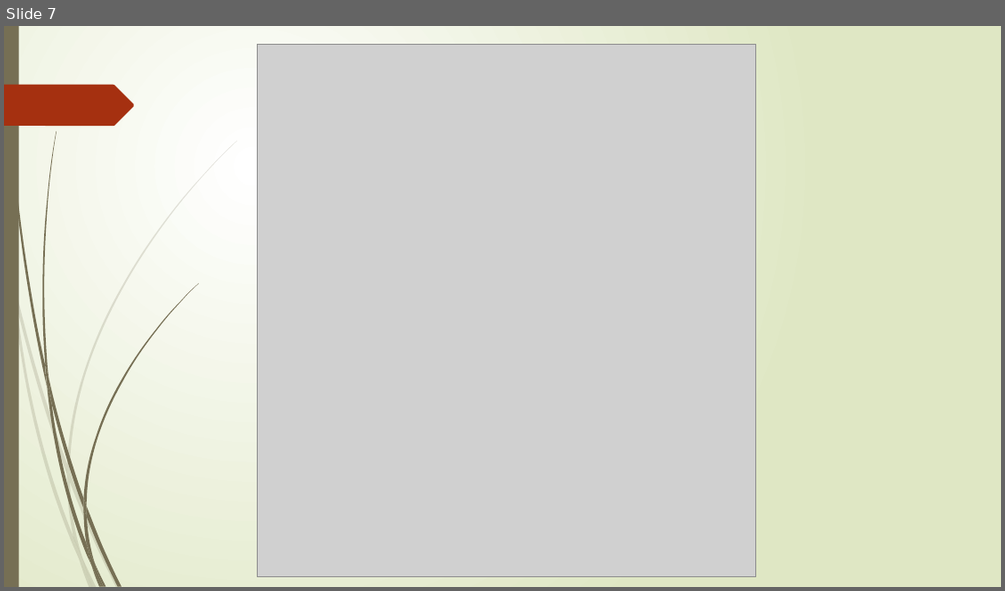
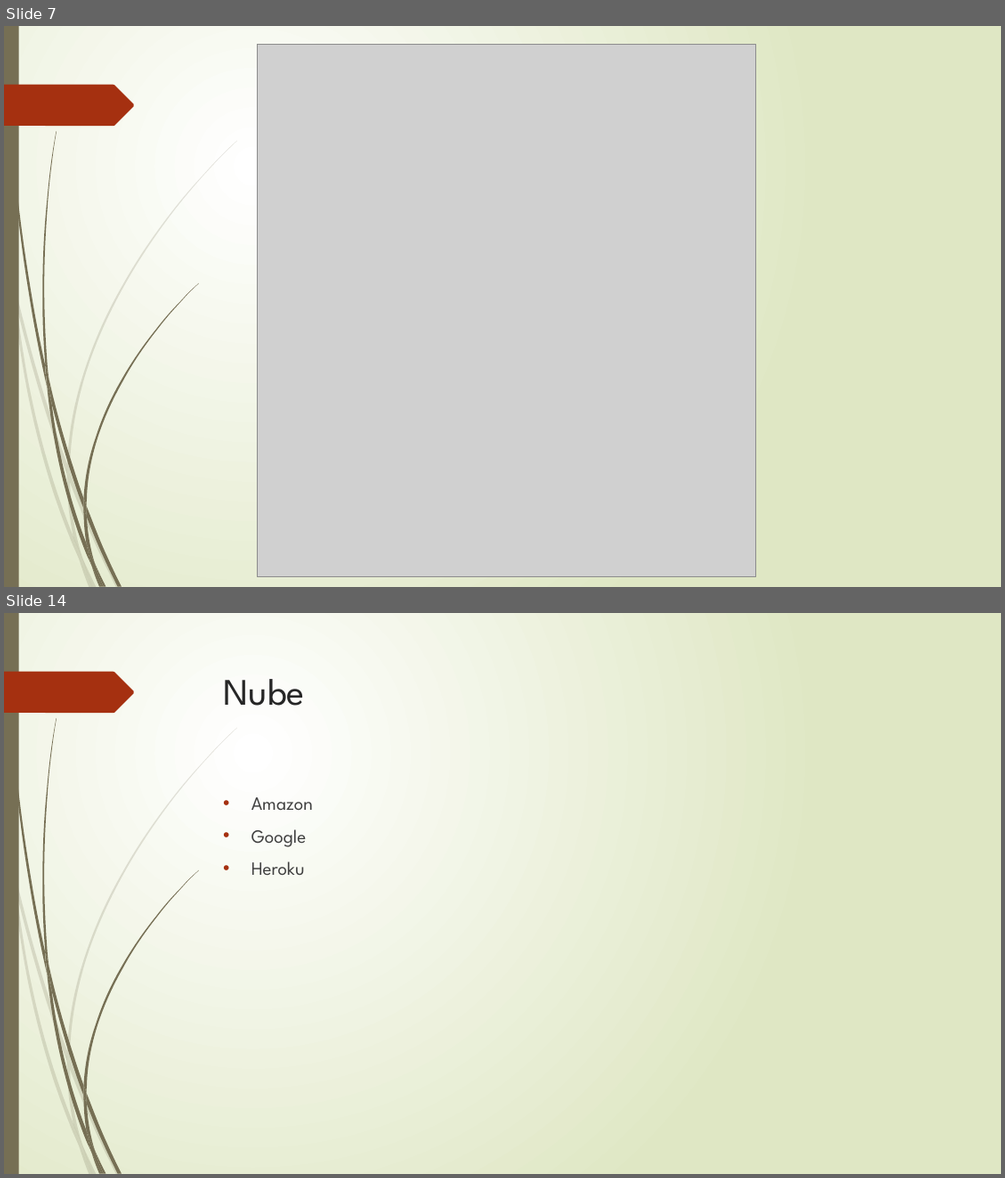
Before and after one commit to mickyys/ppt, a slide deck: Frontend.pptx. Shown one above the other, each under a label of ours: slide 7 before the commit, slides 7 and 14 after it; the slides between them are not shown. The pictures are 1005x591 and 1005x1178 pixels, drawn with LibreOffice and Linux fonts; fonts in the diff are those of the drawing; grey boxes stand for pictures. Boxes give left, top, right and bottom in pixels: in the first picture for what was removed or moved away, otherwise in the second. Text is boxed around its words. In the diff, an @@ line names an element or a change of style, - is before the commit and + after.

```diff
--- a/Frontend.pptx
+++ b/Frontend.pptx
@@ slide 14 added at [4,613,1001,1174], background gradient #FFFFFF to #DFE8C4; not listed: 24 template elements that a slide beside it also shows @@
@@ title added at [224,679,305,706], 36 pt, text #262626 @@
+Nube
@@ text added at [251,797,313,876], 18 pt, text #404040 @@
+• Amazon
+• Google
+• Heroku
```
Also in this commit, not shown: 2 slides changed, 9 other slides added.
